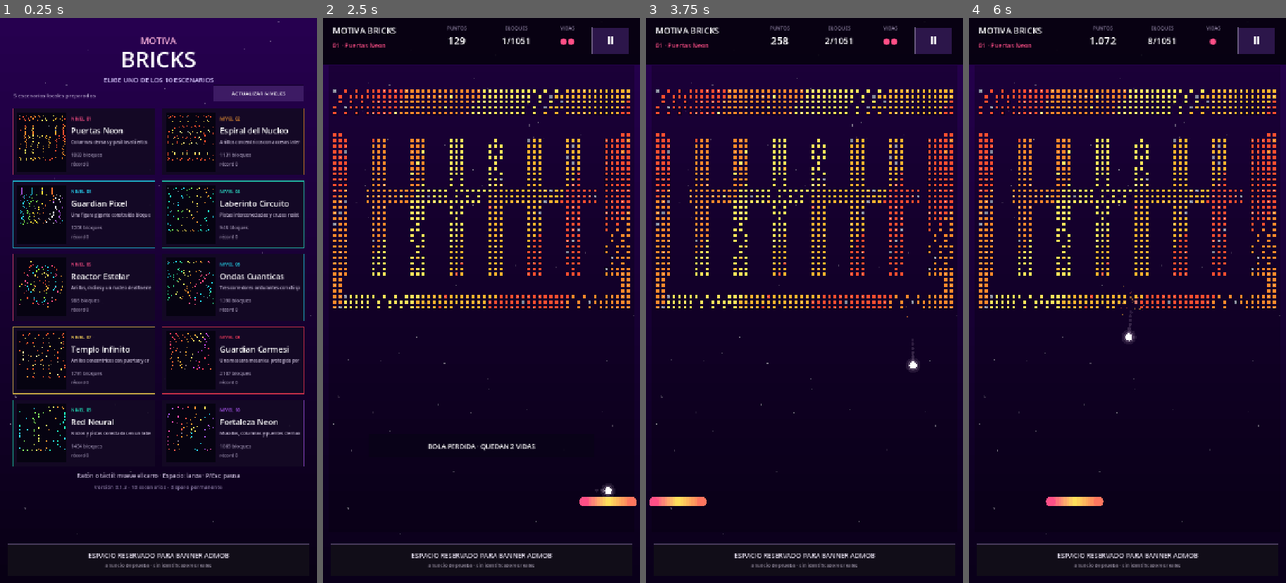
Above: before the commit, frames 1-4 (left to right).
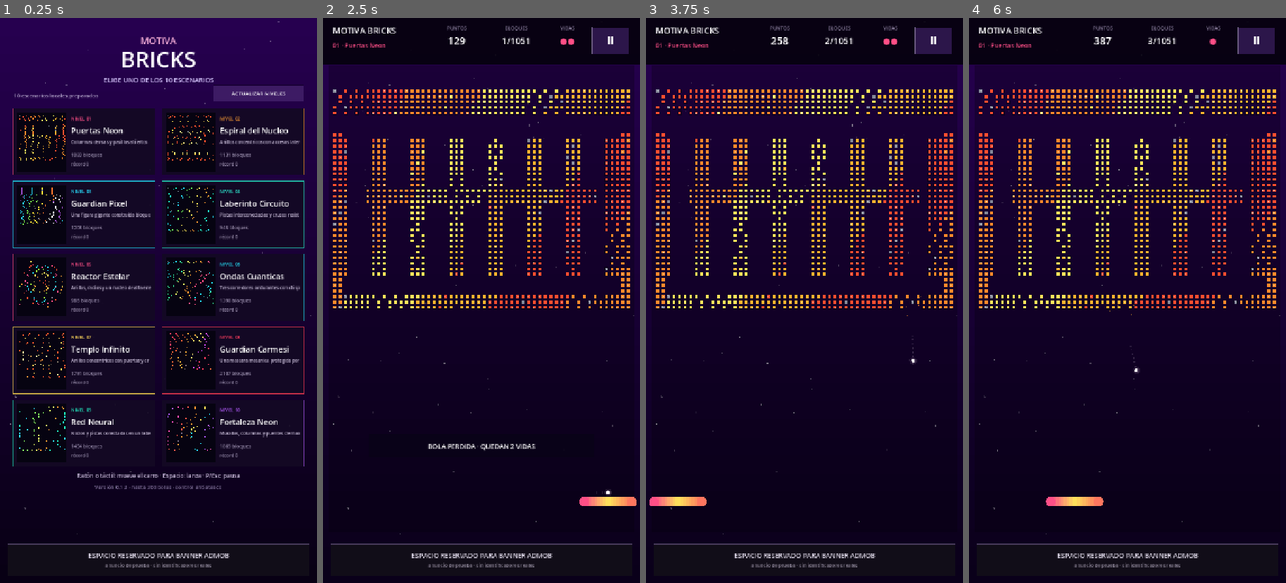
Above: after the commit, the same moments.

Repository: FranFalcon78/motiva-bricks
Game: Godot game, scene res://scenes/main.tscn
Two runs of this game, one before a commit and one after it. Both use one fixed random seed, a clock stepped at 60 frames per second and the inputs below.
Inputs (mouse positions are in pixels of both pictures, inside the frame that each line leads up to):
- Up to frame 1 (0.25 s): no input
- Up to frame 2 (2.5 s): tap Enter at 0.5 s; move the mouse to (551, 272) at 0.52 s; hold D 0.53-1.25 s; tap 1 at 0.6 s; click (551, 272) at 0.67 s; tap Space at 0.77, 2 s; drag from (418, 328) to (465, 413) at 1.27 s; move the mouse to (513, 176) at 2.02 s; hold D from 2.03 s (still down); tap 0 at 2.1 s
- Up to frame 3 (3.75 s): release D at 2.75 s; tap Enter at 2.75, 3.6 s; drag from (788, 413) to (709, 215) at 2.77 s; move the mouse to (899, 385) at 3.52 s; hold A from 3.53 s (still down)
- Up to frame 4 (6 s): tap Space at 3.77, 5 s; release A at 4.25 s; drag from (1032, 215) to (1079, 159) at 4.27 s; move the mouse to (1143, 300) at 5.02 s; hold A 5.03-5.75 s; tap 1 at 5.1 s; click (1143, 300) at 5.17 s; drag from (1079, 159) to (1064, 328) at 5.77 s

The runs differ from the first frame. In frame 1, 0.2% of the frame differs, in the area x 4-71%, y 13-84%; in frame 2, less than 0.1%; in frame 3, less than 0.1%; in frame 4, 0.2%, in the area x 38-58%, y 3-63%.

Commit message:
Apunta la escena al controlador unificado de gameplay

Diff:
--- a/scenes/main.tscn
+++ b/scenes/main.tscn
@@ -1,6 +1,6 @@
 [gd_scene load_steps=2 format=3]
 
-[ext_resource path="res://scripts/main_v013.gd" type="Script" id="1_main"]
+[ext_resource path="res://scripts/gameplay.gd" type="Script" id="1_main"]
 
 [node name="MotivaBricks" type="Node2D"]
 script = ExtResource("1_main")
